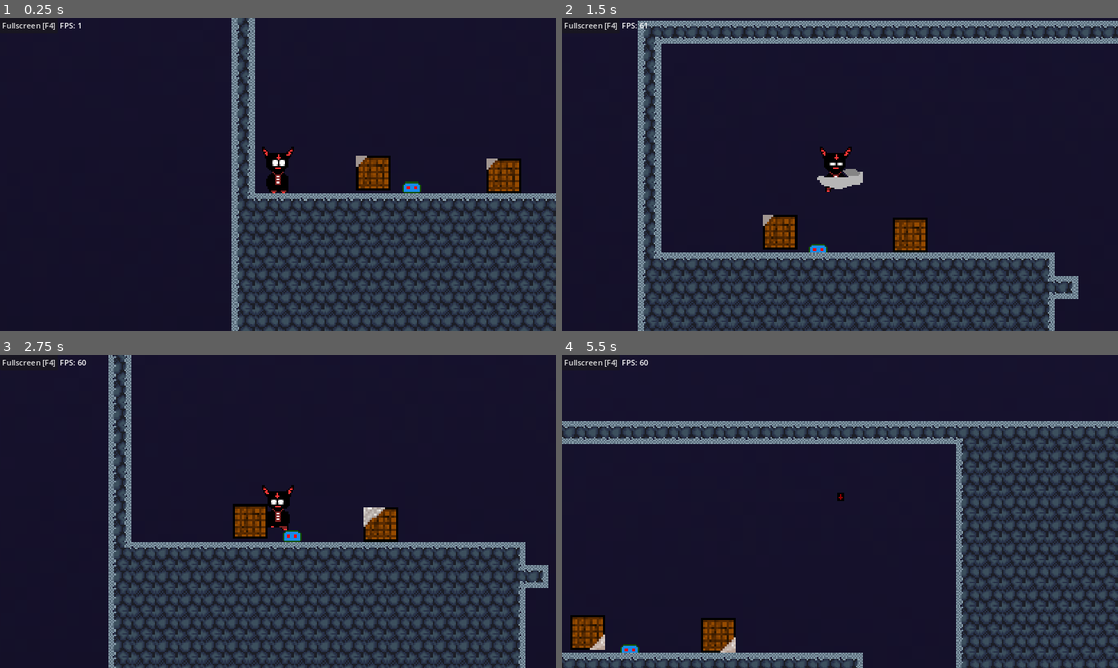
Above: before the commit, frames 1-4 (two rows, left to right).
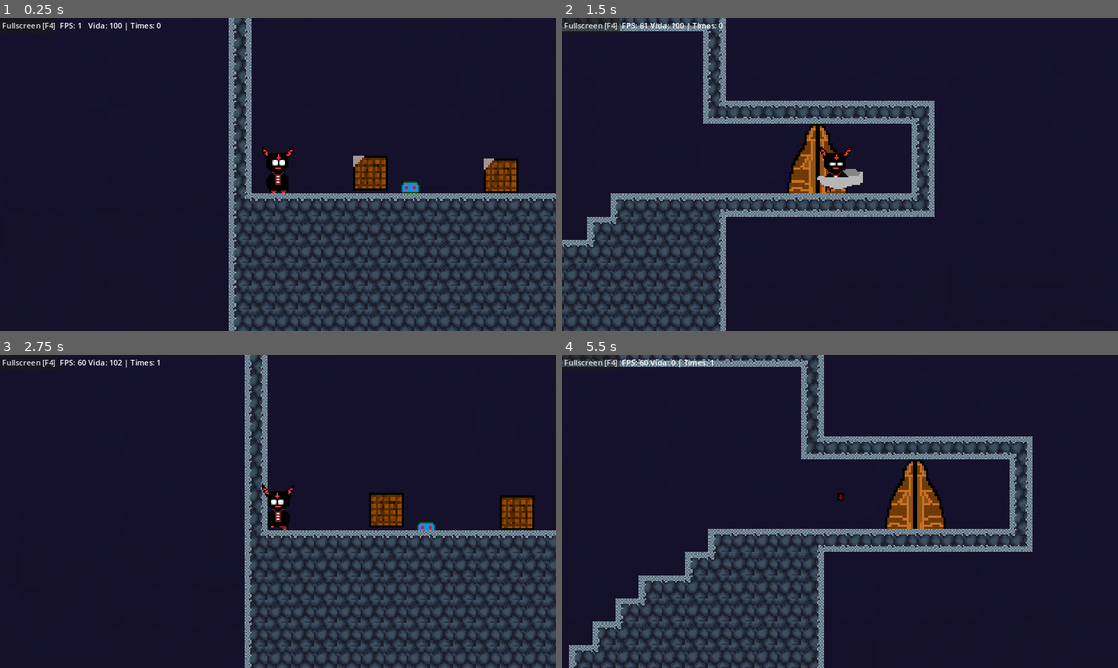
Above: after the commit, the same moments.

Repository: joaomoraski/proj-dev-jogos
Game: Godot game, scene res://world.tscn
Two runs of this game, one before a commit and one after it. Both use one fixed random seed, a clock stepped at 60 frames per second and the inputs below.
Inputs (mouse positions are in pixels of both pictures, inside the frame that each line leads up to):
- Up to frame 1 (0.25 s): no input
- Up to frame 2 (1.5 s): move the mouse to (962, 158) at 0.52 s; hold Right (ui_right) 0.53-1.25 s; tap 1 (Attack) at 0.6 s; click (962, 158) at 0.67 s; tap Up (ui_up) at 0.77 s; tap End (ui_end) at 0.8 s; drag from (728, 190) to (862, 174) at 1.27 s
- Up to frame 3 (2.75 s): move the mouse to (333, 442) at 2.02 s; hold Left (ui_left) from 2.03 s (still down); hold F (interact, bound only after the commit) from 2.03 s (still down); click (333, 442) at 2.17 s; tap 1 (Attack) at 2.3 s
- Up to frame 4 (5.5 s): release Left (ui_left) at 2.75 s; release F (interact, bound only after the commit) at 2.75 s; drag from (812, 574) to (940, 524) at 2.77 s; move the mouse to (1006, 558) at 3.52 s; hold Right (ui_right) 3.53-4.25 s; hold F (interact, bound only after the commit) 3.53-4.25 s; tap Shift (dash) at 3.6 s; click (1006, 558) at 3.67 s; tap Up (ui_up) at 3.77 s; tap F1 (die) at 4.15 s; drag from (673, 464) to (717, 636) at 4.27 s; move the mouse to (867, 511) at 5.02 s; hold Right (ui_right) from 5.03 s (still down); hold F (interact, bound only after the commit) from 5.03 s (still down); click (867, 511) at 5.17 s; tap End (ui_end) at 5.3 s

The runs differ from the first frame. In frame 1, 16% of the frame differs, in the area x 15-100%, y 0-100%; in frame 2, 37%; in frame 3, 28%; in frame 4, 41%, in the area x 0-100%, y 0-100%.

Commit message:
continuando a implementaçao do jogo, melhorando a troca de informaçoes nas classes, implementando dificuldade escalavel

Diff:
--- a/souls-of-the-hollow/ButtonFullscreen.gd
+++ b/souls-of-the-hollow/ButtonFullscreen.gd
@@ -11,7 +11,7 @@
 		DisplayServer.window_set_mode(DisplayServer.WINDOW_MODE_WINDOWED)
 
 # Called every frame. 'delta' is the elapsed time since the previous frame.
-func _process(delta: float) -> void:
+func _process(_delta: float) -> void:
 	if Input.is_action_just_pressed("fullscreen"):
 		_toggle_fullscreen();
 
--- a/souls-of-the-hollow/Enemies/Slime/slime.gd
+++ b/souls-of-the-hollow/Enemies/Slime/slime.gd
@@ -1,10 +1,14 @@
 class_name Slime
 extends CharacterBody2D
 
+@export var damage_node: PackedScene
 
 var speed = 30
-var health = 10
-#const JUMP_VELOCITY = -400.0
+const BASE_HEALTH = 100
+const BASE_DAMAGE = 25
+
+var health = 100
+var damage = 25
 
 # Get the gravity from the project settings to be synced with RigidBody nodes.
 var _player: Player
@@ -12,11 +16,33 @@
 var _motion: Vector2
 var player_is_on_area = false
 
+func _ready():
+	$AnimationPlayer.play("Idle")
+	randomize()
+	setup()
+
 func set_player(player: Player):
 	_player = player
 
-func _ready():
-	$AnimationPlayer.play("Idle")
+func popup(message: String):
+	var node = damage_node.instantiate()
+	node.get_child(0).text = message
+	node.position = global_position
+	var tween = get_tree().create_tween()
+	tween.tween_property(node, "position", global_position + _get_direction(), 0.75)
+	get_tree().current_scene.add_child(node)
+
+func _get_direction():
+	return Vector2(randf_range(-1, 1), -randf()) * 16
+
+func setup():
+	var times = game_controller.times_finished
+	if times:
+		var multiplier = 0.05 * times
+		health += BASE_HEALTH * multiplier
+		damage += BASE_DAMAGE * multiplier
+		game_controller.setup_enemy_damage("Slime", damage)
+
 
 func _physics_process(delta):
 	# Adiciona a gravidade ao jogo
@@ -33,6 +59,7 @@
 		velocity.x = 0
 		$AnimationPlayer.play("Dead")
 		$CollisionShape2D.disabled = true
+		$Hitbox/CollisionShape2D.disabled = true
 		await $AnimationPlayer.animation_finished
 		queue_free()
 
@@ -40,8 +67,10 @@
 #
 func _on_hitbox_area_entered(area):
 	if area.name == "AttackCollision":
-		health -= _player.damage
+		health -= game_controller.player_damage
 		velocity.y = -200
+		game_controller.get_camera().shake_camera(3, 0.3)
+		popup(str(game_controller.player_damage))
 
 func _on_vision_box_body_entered(body):
 	if body.name == "Player":
--- a/souls-of-the-hollow/GameController.gd
+++ b/souls-of-the-hollow/GameController.gd
@@ -6,8 +6,12 @@
 
 # GLOBAL VARIABLES
 ############################################
-var player_life = 1000
-
+var player_life = 100
+var player_damage = 25
+var times_finished = 0
+var enemies_damage = {
+	"Slime": 10
+}
 # PRIVATE METHODS
 ############################################
 
@@ -22,3 +26,18 @@
 
 func get_camera() -> Camera2D:
 	return _camera
+
+func setup_player(life, damage):
+	player_life = life
+	player_damage = damage
+
+#	var multiplier = 0.05 * times
+#		health += BASE_HEALTH * multiplier
+#		damage += BASE_DAMAGE * multiplier
+
+	if times_finished:
+		player_life += (100 * (0.02 * game_controller.times_finished))
+		player_damage += (25 * (0.02 * game_controller.times_finished))
+
+func setup_enemy_damage(enemy, damage):
+	enemies_damage[enemy] = damage
--- a/souls-of-the-hollow/LabelFPS.gd
+++ b/souls-of-the-hollow/LabelFPS.gd
@@ -1,5 +1,5 @@
 class_name LabelFPS
 extends Label
 
-func _process(delta):
+func _process(_delta):
 	text = "FPS: " + str(Engine.get_frames_per_second())
--- a/souls-of-the-hollow/Maps/Objects/Crates/crates.gd
+++ b/souls-of-the-hollow/Maps/Objects/Crates/crates.gd
@@ -11,8 +11,7 @@
 func _on_hitbox_area_entered(area):
 	if area.name == "AttackCollision":
 		$anim.play("Hurt")
-		health -= _player.damage
-		print(health)
+		health -= game_controller.player_damage
 		await $anim.animation_finished
 		$anim.play("Active")
 
--- /dev/null
+++ b/souls-of-the-hollow/Maps/exit_door.gd
@@ -0,0 +1,21 @@
+class_name ExitDoor
+extends Area2D
+
+@export var target_scene: PackedScene
+
+func _ready():
+	pass
+
+func _input(event):
+	if event.is_action_pressed("interact"):
+#		if !target_scene: # is null
+#			print("tem nada aqui")
+#			return
+		if get_overlapping_bodies().size() > 1:
+			next_level()
+
+func next_level():
+	game_controller.times_finished += 1
+	game_controller.setup_player(100, 25)
+	get_tree().reload_current_scene()
+	pass
--- /dev/null
+++ b/souls-of-the-hollow/Maps/exit_door.tscn
@@ -0,0 +1,20 @@
+[gd_scene load_steps=4 format=3 uid="uid://duhbwb3wyy5qm"]
+
+[ext_resource type="Texture2D" uid="uid://dde5ktbt01v50" path="res://Maps/Objects/Door/New Piskel.png" id="1_gejfl"]
+[ext_resource type="Script" path="res://Maps/exit_door.gd" id="1_inxw5"]
+
+[sub_resource type="RectangleShape2D" id="RectangleShape2D_yx4kd"]
+size = Vector2(32, 47)
+
+[node name="ExitDoor" type="Area2D"]
+position = Vector2(1215, 108)
+script = ExtResource("1_inxw5")
+
+[node name="Sprite2D" type="Sprite2D" parent="."]
+position = Vector2(0, -4)
+scale = Vector2(1.5, 1.5)
+texture = ExtResource("1_gejfl")
+
+[node name="CollisionShape2D" type="CollisionShape2D" parent="."]
+position = Vector2(0, -3.5)
+shape = SubResource("RectangleShape2D_yx4kd")
--- /dev/null
+++ b/souls-of-the-hollow/Player/Camera2D.gd
@@ -0,0 +1,30 @@
+class_name CameraFollow
+extends Camera2D
+
+var _timer: Timer
+var _shaking: bool = false
+var _shake_range: float = 30
+
+func _ready() -> void:
+	_timer = Timer.new()
+	add_child(_timer)
+	_timer.timeout.connect(_stop_shaking)
+	_timer.set_one_shot(true)
+
+# Called every frame. 'delta' is the elapsed time since the previous frame.
+func _process(_delta: float) -> void:
+	if _shaking:
+		offset = Vector2(
+			randf_range(-_shake_range, _shake_range),
+			randf_range(-_shake_range, _shake_range)
+		)
+
+func _stop_shaking() -> void:
+	_shaking = false
+
+func shake_camera(range: float, duration: float) -> void:
+	_shaking = true
+	_shake_range = range
+
+	_timer.set_wait_time(duration)
+	_timer.start()
--- /dev/null
+++ b/souls-of-the-hollow/Player/LabelVida.gd
@@ -0,0 +1,6 @@
+class_name LabelVida
+extends Label
+
+# Called every frame. 'delta' is the elapsed time since the previous frame.
+func _process(_delta):
+	text = "Vida: " + str(game_controller.player_life) + " | Times: " + str(game_controller.times_finished)
--- a/souls-of-the-hollow/Player/dash.gd
+++ b/souls-of-the-hollow/Player/dash.gd
@@ -15,6 +15,5 @@
 func is_dashing():
 	return !timer.is_stopped()
 
-
 func _on_dash_timer_timeout():
 	_player.dash_collision_logic(true)
--- a/souls-of-the-hollow/Player/player.gd
+++ b/souls-of-the-hollow/Player/player.gd
@@ -4,6 +4,8 @@
 # Finite state machine
 enum PlayerStates {MOVE, ATTACK, DEAD} # Array padrao, 0, 1, 2, 3 , HURT, DEAD
 var CurrentState = PlayerStates.MOVE # Estado atual do personagem
+
+@export var damage_node: PackedScene
 
 var normalSpeed = 150.0
 @export var SPEED = 150.0
@@ -13,8 +15,8 @@
 var isAttacking: bool = false
 var invertAttackCollision: int = -32
 
-var health = game_controller.player_life
-var damage: float = 1
+const BASE_HEALTH = 100
+const BASE_DAMAGE = 25
 
 const dashspeed = 300.0
 const dashlength = 0.4
@@ -23,8 +25,23 @@
 
 var gravity = ProjectSettings.get_setting("physics/2d/default_gravity")
 
+func setup():
+	game_controller.setup_player(BASE_HEALTH, BASE_DAMAGE)
+
 func _ready():
 	$AttackCollision/CollisionShape2D.disabled = true
+	randomize()
+
+func popup(message: String):
+	var damage = damage_node.instantiate()
+	damage.get_child(0).text = message
+	damage.position = global_position
+	var tween = get_tree().create_tween()
+	tween.tween_property(damage, "position", global_position + _get_direction(), 0.75)
+	get_tree().current_scene.add_child(damage)
+
+func _get_direction():
+	return Vector2(randf_range(-1, 1), -randf()) * 16
 
 func dash_collision_logic(logic: bool):
 	self.set_collision_layer_value(1, logic)
@@ -39,11 +56,19 @@
 		dash_collision_logic(false)
 		dash.start_dash(dashlength)
 
-
 	SPEED = dashspeed if dash.is_dashing() else normalSpeed
 
 	if Input.is_action_just_pressed("die"):
 		game_controller.player_life = 0
+
+	if Input.is_action_just_pressed("ui_end"):
+		position = Vector2(1163, 113)
+
+	if Input.is_action_just_pressed("hard"):
+		game_controller.times_finished += 1
+
+	if Input.is_action_just_pressed("easy"):
+		game_controller.times_finished -= 1
 
 	if game_controller.player_life <= 0:
 		Die()
@@ -108,7 +133,7 @@
 	$AnimatedSprite2D.play("Die")
 	await $AnimatedSprite2D.animation_finished
 	get_tree().reload_current_scene()
-	game_controller.player_life = 1000
+	game_controller.setup_player(BASE_HEALTH, BASE_DAMAGE)
 
 func _on_animated_sprite_2d_animation_finished():
 	if $AnimatedSprite2D.animation == "Attack":
@@ -117,5 +142,6 @@
 
 func _on_hitbox_body_entered(body):
 	if body.is_in_group("enemies"):
-		game_controller.player_life -= 1
-		print("deu ruim", game_controller.player_life)
+		game_controller.player_life -= game_controller.enemies_damage["Slime"]
+		game_controller.get_camera().shake_camera(3, 0.3)
+		popup(str(game_controller.enemies_damage["Slime"]))
--- a/souls-of-the-hollow/Player/player.tscn
+++ b/souls-of-the-hollow/Player/player.tscn
@@ -1,7 +1,8 @@
-[gd_scene load_steps=35 format=3 uid="uid://y0apbebnl2yq"]
+[gd_scene load_steps=36 format=3 uid="uid://y0apbebnl2yq"]
 
 [ext_resource type="Script" path="res://Player/player.gd" id="1_qiplr"]
 [ext_resource type="Texture2D" uid="uid://4xd8tl5lte7r" path="res://Player/PersonagemPrincipal.png" id="1_qslmg"]
+[ext_resource type="PackedScene" uid="uid://bwdkf3dk1c25m" path="res://UI/floating_numbers.tscn" id="2_uhget"]
 [ext_resource type="PackedScene" uid="uid://d20tc3g8jgae8" path="res://Player/dash.tscn" id="3_kd2kb"]
 
 [sub_resource type="AtlasTexture" id="AtlasTexture_bvww3"]
@@ -245,6 +246,7 @@
 collision_mask = 129
 floor_constant_speed = true
 script = ExtResource("1_qiplr")
+damage_node = ExtResource("2_uhget")
 
 [node name="AnimatedSprite2D" type="AnimatedSprite2D" parent="."]
 sprite_frames = SubResource("SpriteFrames_hxcyt")
@@ -269,7 +271,6 @@
 [node name="CollisionShape2D" type="CollisionShape2D" parent="Hitbox"]
 position = Vector2(0, 2.5)
 shape = SubResource("RectangleShape2D_x0ynk")
-disabled = true
 debug_color = Color(1, 0, 0.52549, 0.419608)
 
 [node name="Dash" parent="." instance=ExtResource("3_kd2kb")]
--- /dev/null
+++ b/souls-of-the-hollow/UI/floating_numbers.tscn
@@ -0,0 +1,131 @@
+[gd_scene load_steps=4 format=3 uid="uid://bwdkf3dk1c25m"]
+
+[sub_resource type="Animation" id="Animation_gnarn"]
+resource_name = "popup"
+length = 0.75
+tracks/0/type = "value"
+tracks/0/imported = false
+tracks/0/enabled = true
+tracks/0/path = NodePath(".:scale")
+tracks/0/interp = 1
+tracks/0/loop_wrap = true
+tracks/0/keys = {
+"times": PackedFloat32Array(0, 0.1, 0.2),
+"transitions": PackedFloat32Array(1, 1, 1),
+"update": 0,
+"values": [Vector2(1, 1), Vector2(1.5, 1.5), Vector2(1, 1)]
+}
+tracks/1/type = "value"
+tracks/1/imported = false
+tracks/1/enabled = true
+tracks/1/path = NodePath(".:self_modulate")
+tracks/1/interp = 1
+tracks/1/loop_wrap = true
+tracks/1/keys = {
+"times": PackedFloat32Array(0.6, 0.7),
+"transitions": PackedFloat32Array(1, 1),
+"update": 0,
+"values": [Color(1, 1, 1, 1), Color(1, 1, 1, 0)]
+}
+tracks/2/type = "method"
+tracks/2/imported = false
+tracks/2/enabled = true
+tracks/2/path = NodePath("..")
+tracks/2/interp = 1
+tracks/2/loop_wrap = true
+tracks/2/keys = {
+"times": PackedFloat32Array(0.7),
+"transitions": PackedFloat32Array(1),
+"values": [{
+"args": [],
+"method": &"queue_free"
+}]
+}
+tracks/3/type = "value"
+tracks/3/imported = false
+tracks/3/enabled = true
+tracks/3/path = NodePath(".:modulate")
+tracks/3/interp = 1
+tracks/3/loop_wrap = true
+tracks/3/keys = {
+"times": PackedFloat32Array(0, 0.2, 0.6),
+"transitions": PackedFloat32Array(1, 1, 1),
+"update": 0,
+"values": [Color(1, 0, 0, 1), Color(0.803922, 0, 0, 1), Color(0.803922, 0, 0, 0)]
+}
+
+[sub_resource type="Animation" id="Animation_r4loj"]
+length = 0.001
+tracks/0/type = "value"
+tracks/0/imported = false
+tracks/0/enabled = true
+tracks/0/path = NodePath(".:scale")
+tracks/0/interp = 1
+tracks/0/loop_wrap = true
+tracks/0/keys = {
+"times": PackedFloat32Array(0),
+"transitions": PackedFloat32Array(1),
+"update": 0,
+"values": [Vector2(1.5, 1.5)]
+}
+tracks/1/type = "value"
+tracks/1/imported = false
+tracks/1/enabled = true
+tracks/1/path = NodePath(".:self_modulate")
+tracks/1/interp = 1
+tracks/1/loop_wrap = true
+tracks/1/keys = {
+"times": PackedFloat32Array(0),
+"transitions": PackedFloat32Array(1),
+"update": 0,
+"values": [Color(1, 1, 1, 0)]
+}
+tracks/2/type = "value"
+tracks/2/imported = false
+tracks/2/enabled = true
+tracks/2/path = NodePath(".:modulate")
+tracks/2/interp = 1
+tracks/2/loop_wrap = true
+tracks/2/keys = {
+"times": PackedFloat32Array(0),
+"transitions": PackedFloat32Array(1),
+"update": 0,
+"values": [Color(0.803922, 0, 0, 1)]
+}
+
+[sub_resource type="AnimationLibrary" id="AnimationLibrary_j0uii"]
+_data = {
+"RESET": SubResource("Animation_r4loj"),
+"popup": SubResource("Animation_gnarn")
+}
+
+[node name="FloatingNumbers" type="Marker2D"]
+visibility_layer = 513
+z_index = 11
+
+[node name="Label" type="Label" parent="."]
+modulate = Color(0.803922, 0, 0, 1)
+self_modulate = Color(1, 1, 1, 0)
+texture_filter = 1
+anchors_preset = 8
+anchor_left = 0.5
+anchor_top = 0.5
+anchor_right = 0.5
+anchor_bottom = 0.5
+offset_left = -20.0
+offset_top = -12.0
+offset_right = 20.0
+offset_bottom = 14.0
+grow_horizontal = 2
+grow_vertical = 2
+scale = Vector2(1.5, 1.5)
+text = "50"
+horizontal_alignment = 1
+vertical_alignment = 1
+
+[node name="AnimationPlayer" type="AnimationPlayer" parent="."]
+root_node = NodePath("../Label")
+autoplay = "popup"
+libraries = {
+"": SubResource("AnimationLibrary_j0uii")
+}
--- a/souls-of-the-hollow/project.godot
+++ b/souls-of-the-hollow/project.godot
@@ -78,6 +78,21 @@
 "events": [Object(InputEventKey,"resource_local_to_scene":false,"resource_name":"","device":-1,"window_id":0,"alt_press …(182 unchanged characters)…
 ]
 }
+interact={
+"deadzone": 0.5,
+"events": [Object(InputEventKey,"resource_local_to_scene":false,"resource_name":"","device":-1,"window_id":0,"alt_pressed":false,"shift_pressed":false,"ctrl_pressed":false,"meta_pressed":false,"pressed":false,"keycode":0,"physical_keycode":70,"key_label":0,"unicode":102,"echo":false,"script":null)
+]
+}
+hard={
+"deadzone": 0.5,
+"events": [Object(InputEventMouseButton,"resource_local_to_scene":false,"resource_name":"","device":-1,"window_id":0,"alt_pressed":false,"shift_pressed":false,"ctrl_pressed":false,"meta_pressed":false,"button_mask":256,"position":Vector2(169, 7),"global_position":Vector2(173, 50),"factor":1.0,"button_index":9,"canceled":false,"pressed":true,"double_click":false,"script":null)
+]
+}
+easy={
+"deadzone": 0.5,
+"events": [Object(InputEventMouseButton,"resource_local_to_scene":false,"resource_name":"","device":-1,"window_id":0,"alt_pressed":false,"shift_pressed":false,"ctrl_pressed":false,"meta_pressed":false,"button_mask":128,"position":Vector2(492, 14),"global_position":Vector2(496, 57),"factor":1.0,"button_index":8,"canceled":false,"pressed":true,"double_click":false,"script":null)
+]
+}
 
 [input_devices]
 
--- a/souls-of-the-hollow/world.tscn
+++ b/souls-of-the-hollow/world.tscn
@@ -1,19 +1,23 @@
-[gd_scene load_steps=14 format=3 uid="uid://srqjfdokl4wc"]
+[gd_scene load_steps=18 format=3 uid="uid://srqjfdokl4wc"]
 
 [ext_resource type="PackedScene" uid="uid://y0apbebnl2yq" path="res://Player/player.tscn" id="1_lsfwl"]
 [ext_resource type="Script" path="res://game_init.gd" id="1_o6rfp"]
-[ext_resource type="Texture2D" uid="uid://c8om0c18mbcye" path="res://Maps/Primera Fase Tileset.png" id="2_c6dxb"]
 [ext_resource type="PackedScene" uid="uid://dxfmjk3a1rfvo" path="res://UI/MobileInput/Joystick.tscn" id="2_fjshj"]
 [ext_resource type="PackedScene" uid="uid://d00gvi7bt2pgc" path="res://UI/MobileInput/ButtonAttack/button_attack.tscn" id="2_ggta7"]
+[ext_resource type="Texture2D" uid="uid://ba3oowpbfc84f" path="res://Maps/Background/FirstMap/bg1.png" id="2_vm23f"]
 [ext_resource type="PackedScene" uid="uid://bdutc403hjyxc" path="res://Maps/Objects/Crates/crates.tscn" id="3_bpwmo"]
 [ext_resource type="PackedScene" uid="uid://cb1gwekpgb0gg" path="res://UI/MobileInput/ButtonJump/button_jump.tscn" id="3_xfuj0"]
 [ext_resource type="Script" path="res://LabelFPS.gd" id="4_k0015"]
 [ext_resource type="Script" path="res://ButtonFullscreen.gd" id="5_ir848"]
-[ext_resource type="Texture2D" uid="uid://ba3oowpbfc84f" path="res://Maps/Background/bg1.png" id="9_a4st2"]
+[ext_resource type="Script" path="res://Player/LabelVida.gd" id="6_ev23u"]
+[ext_resource type="Texture2D" uid="uid://c8om0c18mbcye" path="res://Maps/FirstMap/Primera Fase Tileset.png" id="9_8rwcw"]
+[ext_resource type="Script" path="res://Player/Camera2D.gd" id="10_hdpr3"]
 [ext_resource type="PackedScene" uid="uid://bl2fdhp0vbrhc" path="res://Enemies/Slime/slime.tscn" id="10_iq0h4"]
+[ext_resource type="PackedScene" uid="uid://duhbwb3wyy5qm" path="res://Maps/exit_door.tscn" id="12_qpgwk"]
+[ext_resource type="PackedScene" uid="uid://bwdkf3dk1c25m" path="res://UI/floating_numbers.tscn" id="14_2784r"]
 
 [sub_resource type="TileSetAtlasSource" id="TileSetAtlasSource_wd4vp"]
-texture = ExtResource("2_c6dxb")
+texture = ExtResource("9_8rwcw")
 0:0/0 = 0
 0:0/0/terrain_set = 0
 0:0/0/terrain = 0
@@ -504,7 +508,7 @@
 
 [node name="Sprite2D" type="Sprite2D" parent="Background"]
 scale = Vector2(3, 3)
-texture = ExtResource("9_a4st2")
+texture = ExtResource("2_vm23f")
 
 [node name="CanvasLayer" type="CanvasLayer" parent="."]
 
@@ -522,6 +526,14 @@
 
 [node name="ButtonJump" parent="CanvasLayer/MobileInputs/Buttons" instance=ExtResource("3_xfuj0")]
 position = Vector2(66, 130)
+
+[node name="Label" type="Label" parent="CanvasLayer"]
+offset_left = 183.0
+offset_top = 4.0
+offset_right = 253.0
+offset_bottom = 30.0
+text = "Vida: 100 | Times: 0"
+script = ExtResource("6_ev23u")
 
 [node name="LabelFPS" type="Label" parent="CanvasLayer"]
 offset_left = 124.0
@@ -537,13 +549,15 @@
 text = "Fullscreen [F4]"
 script = ExtResource("5_ir848")
 
-[node name="Player" parent="." instance=ExtResource("1_lsfwl")]
-position = Vector2(16, 143)
+[node name="Player" parent="." groups=["damageIndicator"] instance=ExtResource("1_lsfwl")]
+z_index = 10
+position = Vector2(18, 144)
 
 [node name="Camera2D" type="Camera2D" parent="Player"]
 z_index = 20
 position = Vector2(0, 3)
 zoom = Vector2(3, 3)
+script = ExtResource("10_hdpr3")
 
 [node name="FirstMap" type="TileMap" parent="."]
 tile_set = SubResource("TileSet_kkrsb")
@@ -553,13 +567,111 @@
 [node name="Crate2" parent="." instance=ExtResource("3_bpwmo")]
 position = Vector2(172, 148)
 
-[node name="Crate" parent="." instance=ExtResource("3_bpwmo")]
+[node name="Crate" parent="." groups=["damageIndicator"] instance=ExtResource("3_bpwmo")]
 position = Vector2(82, 146)
 
-[node name="enemies" type="Node2D" parent="."]
-
 [node name="Slime" parent="." instance=ExtResource("10_iq0h4")]
-position = Vector2(109, 142)
+position = Vector2(110, 142)
+damage_node = ExtResource("14_2784r")
+
+[node name="Slime2" parent="." instance=ExtResource("10_iq0h4")]
+position = Vector2(20, 424)
+damage_node = ExtResource("14_2784r")
+
+[node name="Slime3" parent="." instance=ExtResource("10_iq0h4")]
+position = Vector2(64, 418)
+damage_node = ExtResource("14_2784r")
+
+[node name="Slime4" parent="." instance=ExtResource("10_iq0h4")]
+position = Vector2(118, 419)
+damage_node = ExtResource("14_2784r")
+
+[node name="Slime5" parent="." instance=ExtResource("10_iq0h4")]
+position = Vector2(182, 419)
+damage_node = ExtResource("14_2784r")
+
+[node name="Slime6" parent="." instance=ExtResource("10_iq0h4")]
+position = Vector2(236, 420)
+damage_node = ExtResource("14_2784r")
+
+[node name="Slime7" parent="." instance=ExtResource("10_iq0h4")]
+position = Vector2(193, 559)
+damage_node = ExtResource("14_2784r")
+
+[node name="Slime8" parent="." instance=ExtResource("10_iq0h4")]
+position = Vector2(106, 478)
+damage_node = ExtResource("14_2784r")
+
+[node name="Slime9" parent="." instance=ExtResource("10_iq0h4")]
+position = Vector2(50, 502)
+damage_node = ExtResource("14_2784r")
+
+[node name="Slime10" parent="." instance=ExtResource("10_iq0h4")]
+position = Vector2(39, 569)
+damage_node = ExtResource("14_2784r")
+
+[node name="Slime11" parent="." instance=ExtResource("10_iq0h4")]
+position = Vector2(100, 571)
+damage_node = ExtResource("14_2784r")
+
+[node name="Slime12" parent="." instance=ExtResource("10_iq0h4")]
+position = Vector2(134, 604)
+damage_node = ExtResource("14_2784r")
+
+[node name="Slime13" parent="." instance=ExtResource("10_iq0h4")]
+position = Vector2(279, 612)
+damage_node = ExtResource("14_2784r")
+
+[node name="Slime14" parent="." instance=ExtResource("10_iq0h4")]
+position = Vector2(473, 570)
+damage_node = ExtResource("14_2784r")
+
+[node name="Slime15" parent="." instance=ExtResource("10_iq0h4")]
+position = Vector2(588, 506)
+damage_node = ExtResource("14_2784r")
+
+[node name="Slime16" parent="." instance=ExtResource("10_iq0h4")]
+position = Vector2(455, 456)
+damage_node = ExtResource("14_2784r")
+
+[node name="Slime17" parent="." instance=ExtResource("10_iq0h4")]
+visible = false
+position = Vector2(528, 383)
+damage_node = ExtResource("14_2784r")
+
+[node name="Slime18" parent="." instance=ExtResource("10_iq0h4")]
+visible = false
+position = Vector2(634, 461)
+damage_node = ExtResource("14_2784r")
+
+[node name="Slime19" parent="." instance=ExtResource("10_iq0h4")]
+visible = false
+position = Vector2(715, 570)
+damage_node = ExtResource("14_2784r")
+
+[node name="Slime20" parent="." instance=ExtResource("10_iq0h4")]
+visible = false
+position = Vector2(884, 518)
+damage_node = ExtResource("14_2784r")
+
+[node name="Slime21" parent="." instance=ExtResource("10_iq0h4")]
+visible = false
+position = Vector2(932, 566)
+damage_node = ExtResource("14_2784r")
+
+[node name="Slime22" parent="." instance=ExtResource("10_iq0h4")]
+visible = false
+position = Vector2(1010, 516)
+damage_node = ExtResource("14_2784r")
+
+[node name="Slime23" parent="." instance=ExtResource("10_iq0h4")]
+visible = false
+position = Vector2(1010, 516)
+damage_node = ExtResource("14_2784r")
+
+[node name="enemies" type="Node2D" parent="." groups=["damageIndicator"]]
+
+[node name="ExitDoor" parent="." instance=ExtResource("12_qpgwk")]
 
 [connection signal="pressed" from="CanvasLayer/ButtonFullscreen" to="CanvasLayer/ButtonFullscreen" method="_on_pressed"]
 
Renamed: souls-of-the-hollow/Maps/Background/bg1.png -> souls-of-the-hollow/Maps/Background/FirstMap/bg1.png
Not shown, changed: souls-of-the-hollow/Maps/Background/FirstMap/bg1.png.import
Renamed: souls-of-the-hollow/Maps/Background/bg2.png -> souls-of-the-hollow/Maps/Background/FirstMap/bg2.png
Not shown, added: souls-of-the-hollow/Maps/Background/FirstMap/bg2.png.import
Renamed: souls-of-the-hollow/Maps/Background/bg3.png -> souls-of-the-hollow/Maps/Background/FirstMap/bg3.png
Not shown, changed: souls-of-the-hollow/Maps/Background/FirstMap/bg3.png.import
Binary file added: souls-of-the-hollow/Maps/FirstMap/Primera Fase Tileset.png
Not shown, changed: souls-of-the-hollow/Maps/FirstMap/Primera Fase Tileset.png.import
Binary file added: souls-of-the-hollow/Maps/Objects/Door/New Piskel.png
Not shown, changed: souls-of-the-hollow/Maps/Objects/Door/New Piskel.png.import
Not shown, changed: saves-tileset-piskel/sprites/inimigos/DemonSlime.piskel
Not shown, changed: saves-tileset-piskel/sprites/personagem-principal/PersonagemPrincipal.piskel
(and 1 more such lines)
